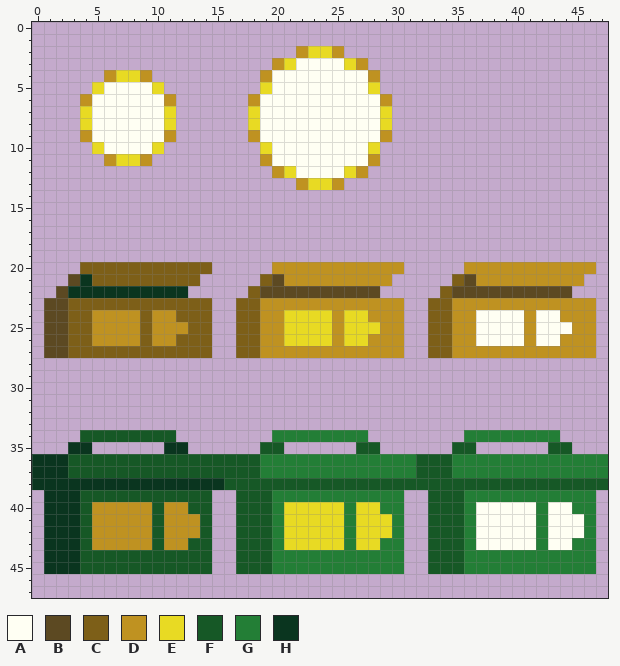
Two versions of one pixel-art sprite, assets/Actor/Pickup/Ammo.png. Above is the file before it was changed.
The file is 48x48 pixels.
Palette (. is transparent): A #fffff3  B #5c4922  C #7d5f18  D #bf9221  E #e8da23  F #165826  G #237e36  H #0a351f
And afterwards:
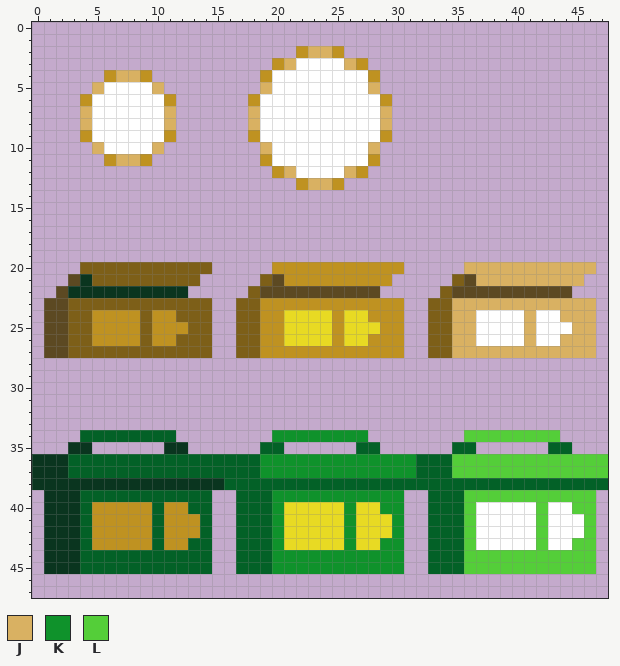
Colours new in this view: J #d9b162  K #0f922b  L #54ce39
What changed:
colour A: #fffff3 -> #ffffff
colour F: #165826 -> #036127
y 2: x 23..24 EE -> JJ
y 3: x 21 E -> J; x 26 E -> J
y 4: x 7..8 EE -> JJ
y 5: x 5 E -> J; x 10 E -> J; x 19 E -> J; x 28 E -> J
y 7..8: x 4 E -> J; x 11 E -> J; x 18 E -> J; x 29 E -> J
y 10: x 5 E -> J; x 10 E -> J; x 19 E -> J; x 28 E -> J
y 11: x 7..8 EE -> JJ
y 12: x 21 E -> J; x 26 E -> J
y 13: x 23..24 EE -> JJ
y 20: x 36..46 DDDDDDDDDDD -> JJJJJJJJJJJ
y 21: x 37..45 DDDDDDDDD -> JJJJJJJJJ
y 23: x 35..46 DDDDDDDDDDDD -> JJJJJJJJJJJJ
y 24: x 35..36 DD -> JJ; x 41 D -> J; x 44..46 DDD -> JJJ
y 25: x 35..36 DD -> JJ; x 41 D -> J; x 45..46 DD -> JJ
y 26: x 35..36 DD -> JJ; x 41 D -> J; x 44..46 DDD -> JJJ
y 27: x 35..46 DDDDDDDDDDDD -> JJJJJJJJJJJJ
y 34: x 20..27 GGGGGGGG -> KKKKKKKK; x 36..43 GGGGGGGG -> LLLLLLLL
y 36..37: x 19..31 GGGGGGGGGGGGG -> KKKKKKKKKKKKK; x 35..47 GGGGGGGGGGGGG -> LLLLLLLLLLLLL
y 39: x 20..30 GGGGGGGGGGG -> KKKKKKKKKKK; x 36..46 GGGGGGGGGGG -> LLLLLLLLLLL
y 40: x 20 G -> K; x 26 G -> K; x 29..30 GG -> KK; x 36 G -> L; x 42 G -> L; x 45..46 GG -> LL
y 41..42: x 20 G -> K; x 26 G -> K; x 30 G -> K; x 36 G -> L; x 42 G -> L; x 46 G -> L
y 43: x 20 G -> K; x 26 G -> K; x 29..30 GG -> KK; x 36 G -> L; x 42 G -> L; x 45..46 GG -> LL
y 44..45: x 20..30 GGGGGGGGGGG -> KKKKKKKKKKK; x 36..46 GGGGGGGGGGG -> LLLLLLLLLLL
Pixel boxes of the changes (left, top, right, bottom) in both pictures:
changed: (248, 46, 392, 190)
changed: (80, 70, 176, 166)
changed: (452, 262, 596, 358)
changed: (68, 430, 608, 574)
